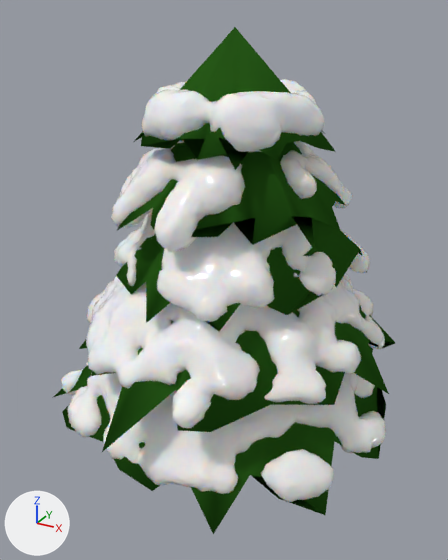
Before and after pictures for a commit that changed the Blender file Assets/Prefabs/gran2.blend.
Before and after are seen from a 50 mm camera at (1.42, -2.69, 1.29) aimed at (-0.01, -0.09, -0.01). The axes (+X, +Y, +Z) are drawn at lower left. The lights are the same throughout.

Script lines for the objects in view, before the commit:
```python
ob_cone_001 = bpy.data.objects.new('Cone.001', me_cone_001)
ob_cone_001.location = (0.0, 0.0, 0.14)
ob_cone_001.scale = (0.801, 0.801, 0.801)
ob_cone_002 = bpy.data.objects.new('Cone.002', me_cone_002)
ob_cone_002.location = (0.0, 0.0, 0.454)
ob_cone_002.rotation_euler = (0.0, 0.0, 1.114)  # degrees (0, 0, 64)
ob_cone_002.scale = (0.732, 0.732, 0.732)
ob_cone_003 = bpy.data.objects.new('Cone.003', me_cone_003)
ob_cone_003.location = (0.0, 0.0, 0.673)
ob_cone_003.rotation_euler = (0.0, 0.0, -0.528)  # degrees (0, 0, -30)
ob_cone_003.scale = (0.558, 0.558, 0.558)
ob_cone_004 = bpy.data.objects.new('Cone.004', me_cone_004)
ob_cone_004.location = (0.0, 0.0, 0.934)
ob_cone_004.rotation_euler = (0.0, 0.0, -1.507)  # degrees (0, 0, -86)
ob_cone_004.scale = (0.506, 0.506, 0.506)
ob_cone_005 = bpy.data.objects.new('Cone.005', me_cone_005)
ob_cone_005.location = (0.0, 0.0, 1.16)
ob_cone_005.rotation_euler = (0.0, 0.0, -2.073)  # degrees (0, 0, -119)
ob_cone_005.scale = (0.407, 0.407, 0.407)
ob_snowball_002 = bpy.data.objects.new('SnowBall.002', me_mesh_001)
ob_snowball_002.parent = ob_cone_002
ob_snowball_002.location = (-0.0339, -0.0757, -0.0341)
ob_snowball_003 = bpy.data.objects.new('SnowBall.003', me_mesh_002)
ob_snowball_003.parent = ob_cone_003
ob_snowball_003.location = (-0.0241, 0.00496, 0.28)
ob_snowball_004 = bpy.data.objects.new('SnowBall.004', me_mesh_003)
ob_snowball_004.parent = ob_cone_004
ob_snowball_004.location = (-0.0324, -0.00379, 0.6)
ob_snowball_005 = bpy.data.objects.new('SnowBall.005', me_mesh_004)
ob_snowball_005.parent = ob_cone_005
ob_snowball_005.location = (-0.00459, -0.00405, 0.842)
# also in view: 'SnowBall.001' at (-0.04, 0.02, -0.33)
```
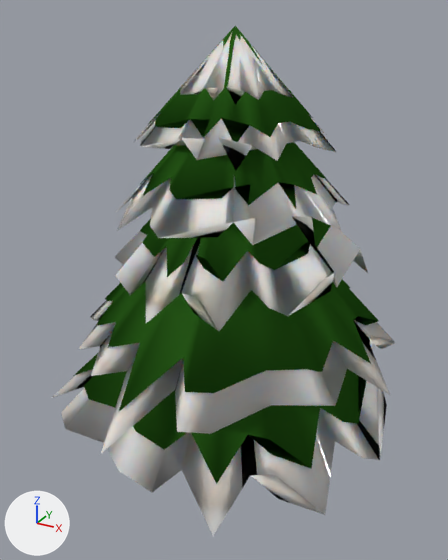
Diff of the bpy script that builds the scene:
```diff
--- a/Assets/Prefabs/gran2.blend.py
+++ b/Assets/Prefabs/gran2.blend.py
@@ me_cone_001 @@
 me_cone_001.from_pydata(...)  # 33 vertices, 33 faces; spans x -1.31..1.13, y -1.12..1.15, z -1.31..0.12
-me_cone_001.materials.append(mat_gran)  # dark green #275818
+me_cone_001.materials.append(mat_snow)
@@ me_cone_002 @@
 me_cone_002.from_pydata(...)  # 33 vertices, 33 faces; spans x -1.31..1.13, y -1.12..1.15, z -1.31..0.12
-me_cone_002.materials.append(mat_gran)  # dark green #275818
+me_cone_002.materials.append(mat_snow)
@@ me_cone_003 @@
 me_cone_003.from_pydata(...)  # 33 vertices, 33 faces; spans x -1.31..1.13, y -1.12..1.15, z -1.31..0.12
-me_cone_003.materials.append(mat_gran)  # dark green #275818
+me_cone_003.materials.append(mat_snow)
@@ me_cone_004 @@
 me_cone_004.from_pydata(...)  # 33 vertices, 33 faces; spans x -1.31..1.13, y -1.12..1.15, z -1.31..0.12
-me_cone_004.materials.append(mat_gran)  # dark green #275818
+me_cone_004.materials.append(mat_snow)
@@ me_cone_005 @@
 me_cone_005.from_pydata(...)  # 33 vertices, 33 faces; spans x -1.31..1.13, y -1.12..1.15, z -1.31..0.12
-me_cone_005.materials.append(mat_gran)  # dark green #275818
+me_cone_005.materials.append(mat_snow)
@@ me_mesh @@
 # used by ob_snowball_001; parent = ob_cone_001; location = (-0.0331, -0.046, -0.394)
-me_mesh.from_pydata(...)  # 4476 vertices, 5659 faces; spans x -0.94..0.93, y -0.81..0.94, z -0.45..0.57
-me_mesh.materials.append(mat_snow_001)
+me_mesh.from_pydata(...)  # 33 vertices, 33 faces; spans x -1.31..1.13, y -1.12..1.15, z -1.31..0.12
+# me_mesh part 2: 4476 vertices removed from x -0.94..0.93, y -0.81..0.94, z -0.45..0.57; 33 vertices added at x -1.31..1.13, y -1.12..1.15, z -1.31..0.12
+me_mesh.materials.append(mat_gran_006)  # dark green #275818
@@ me_mesh_001 @@
 # used by ob_snowball_002; parent = ob_cone_002; location = (-0.0339, -0.0757, -0.0341)
-me_mesh_001.from_pydata(...)  # 3746 vertices, 4766 faces; spans x -0.8..0.81, y -0.78..0.85, z -0.36..0.55
-me_mesh_001.materials.append(mat_snow_002)
+me_mesh_001.from_pydata(...)  # 33 vertices, 33 faces; spans x -1.31..1.13, y -1.12..1.15, z -1.31..0.12
+# me_mesh_001 part 1: 3746 vertices removed from x -0.8..0.81, y -0.78..0.85, z -0.36..0.55; 33 vertices added at x -1.31..1.13, y -1.12..1.15, z -1.31..0.12
+me_mesh_001.materials.append(mat_gran_005)  # dark green #275818
@@ ob_cone_002 @@
 ob_cone_002.scale = (0.732, 0.732, 0.732)
+ob_cone_002.visible_shadow = False
@@ ob_cone_003 @@
 ob_cone_003.scale = (0.558, 0.558, 0.558)
+ob_cone_003.visible_shadow = False
@@ ob_cone_004 @@
 ob_cone_004.scale = (0.506, 0.506, 0.506)
+ob_cone_004.visible_shadow = False
@@ ob_cone_005 @@
 ob_cone_005.scale = (0.407, 0.407, 0.407)
+ob_cone_005.visible_shadow = False
@@ ob_snowball_001 @@
 ob_snowball_001 = bpy.data.objects.new('SnowBall.001', me_mesh)
-ob_snowball_001.parent = ob_cone_001
-ob_snowball_001.matrix_parent_inverse = Matrix(((1.248, 0.0, 0.0, 0.0), (0.0, 1.248, 0.0, 0.0), (0.0, 0.0, 1.248, -0.175), (0.0, 0.0, 0.0, 1.0)))
-ob_snowball_001.location = (-0.0331, -0.046, -0.394)
-_m = ob_snowball_001.modifiers.new('Decimate', 'DECIMATE')
-_m.ratio = 0.5
-_m = ob_snowball_001.modifiers.new('Subdiv', 'SUBSURF')
-_m.render_levels = 1
+ob_snowball_001.location = (0.0, 0.0, 0.17)
+ob_snowball_001.scale = (0.691, 0.691, 0.691)
@@ ob_snowball_002 @@
 ob_snowball_002 = bpy.data.objects.new('SnowBall.002', me_mesh_001)
-ob_snowball_002.parent = ob_cone_002
-ob_snowball_002.matrix_parent_inverse = Matrix(((0.602, 1.226, 0.0, 0.0), (-1.226, 0.602, 0.0, 0.0), (0.0, 0.0, 1.365, -0.621), (0.0, 0.0, 0.0, 1.0)))
-ob_snowball_002.location = (-0.0339, -0.0757, -0.0341)
-_m = ob_snowball_002.modifiers.new('Decimate', 'DECIMATE')
-_m.ratio = 0.5
-_m = ob_snowball_002.modifiers.new('Subdiv', 'SUBSURF')
-_m.render_levels = 1
+ob_snowball_002.location = (0.0, 0.0, 0.488)
+ob_snowball_002.rotation_euler = (0.0, 0.0, 1.114)  # degrees (0, 0, 64)
+ob_snowball_002.scale = (0.647, 0.647, 0.647)
@@ ob_snowball_003 @@
-ob_snowball_003 = bpy.data.objects.new('SnowBall.003', me_mesh_002)
@@ ob_snowball_004 @@
-ob_snowball_004 = bpy.data.objects.new('SnowBall.004', me_mesh_003)
@@ ob_snowball_005 @@
-ob_snowball_005 = bpy.data.objects.new('SnowBall.005', me_mesh_004)
@@ ob_cone_009 @@
+ob_cone_009 = bpy.data.objects.new('Cone.009', me_cone_009)  # 33 vertices, 33 faces; spans x -1.31..1.13, y -1.12..1.15, z -1.31..0.12; in mat_gran_004 (dark green #275818)
+ob_cone_009.location = (0.0, 0.0, 0.692)
+ob_cone_009.rotation_euler = (0.0, 0.0, -0.528)  # degrees (0, 0, -30)
+ob_cone_009.scale = (0.433, 0.433, 0.433)
@@ ob_cone_008 @@
+ob_cone_008 = bpy.data.objects.new('Cone.008', me_cone_008)  # 33 vertices, 33 faces; spans x -1.31..1.13, y -1.12..1.15, z -1.31..0.12; in mat_gran_003 (dark green #275818)
+ob_cone_008.location = (0.0, 0.0, 1.174)
+ob_cone_008.rotation_euler = (0.0, 0.0, -2.073)  # degrees (0, 0, -119)
+ob_cone_008.scale = (0.345, 0.345, 0.345)
@@ ob_cone_007 @@
+ob_cone_007 = bpy.data.objects.new('Cone.007', me_cone_007)  # 33 vertices, 33 faces; spans x -1.31..1.13, y -1.12..1.15, z -1.31..0.12; in mat_gran (dark green #275818)
+ob_cone_007.location = (0.0, 0.0, 0.952)
+ob_cone_007.rotation_euler = (0.0, 0.0, -1.507)  # degrees (0, 0, -86)
+ob_cone_007.scale = (0.396, 0.396, 0.396)
@@ ob_cone_006 @@
+ob_cone_006 = bpy.data.objects.new('Cone.006', me_cone_005.copy())  # the mesh of ob_cone_005
+ob_cone_006.location = (0.0, 0.0, 1.187)
+ob_cone_006.rotation_euler = (0.0, 0.0, -2.073)  # degrees (0, 0, -119)
+ob_cone_006.scale = (0.234, 0.234, 0.234)
```

Pixel boxes (x1, y1, x2, y2) of what changed, in the pictures (448 x 560 px):
'SnowBall.002', reshaped, surface changed, moved, turned, rescaled, modifiers changed (grey to green): before (86, 273, 385, 428); after (96, 279, 379, 411)
'SnowBall.001', reshaped, moved, rescaled, modifiers changed (10% narrower, 6% shorter): before (61, 362, 386, 502); after (73, 353, 367, 484)
'Cone.001', recoloured (green to grey): (51, 343, 387, 536) in both
'Cone.002', recoloured, surface changed (green to grey): (79, 300, 395, 453) in both
'Cone.003', recoloured, surface changed (green to grey): (114, 217, 368, 331) in both
'SnowBall.003', deleted: before (114, 212, 370, 322)
'Cone.004', recoloured, surface changed (green to grey): (116, 142, 349, 251) in both
'SnowBall.004', deleted: before (111, 141, 353, 252)
'Cone.005', recoloured, surface changed (green to grey): (134, 27, 336, 171) in both
'SnowBall.005', deleted: before (142, 79, 324, 152)
'Cone.007', added (green): after (140, 142, 326, 208)
'Cone.008', added (green): after (148, 26, 320, 142)
'Cone.009', added (green): after (140, 218, 330, 281)
'Cone.006', added: after (180, 33, 294, 105)
